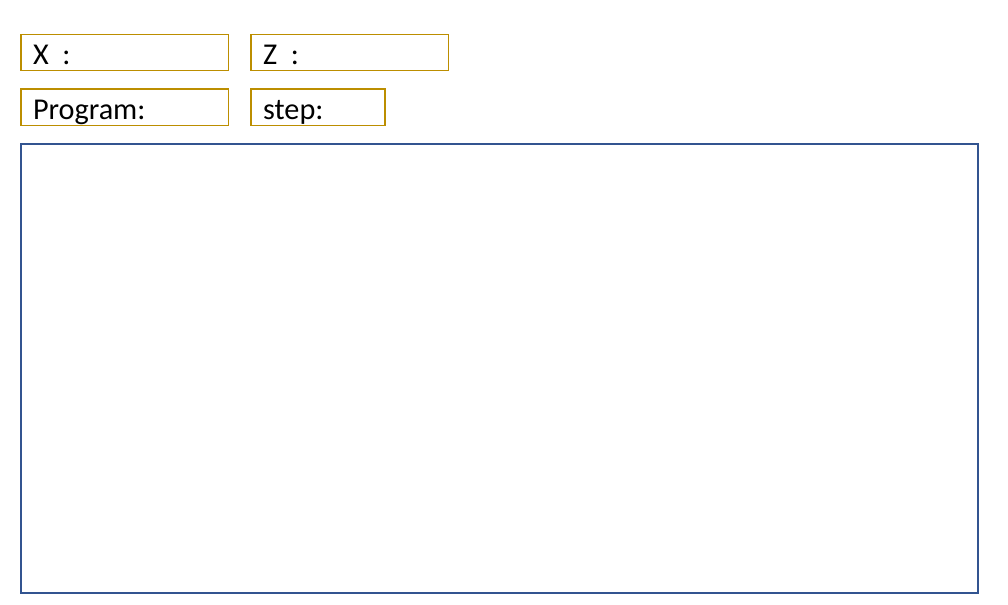
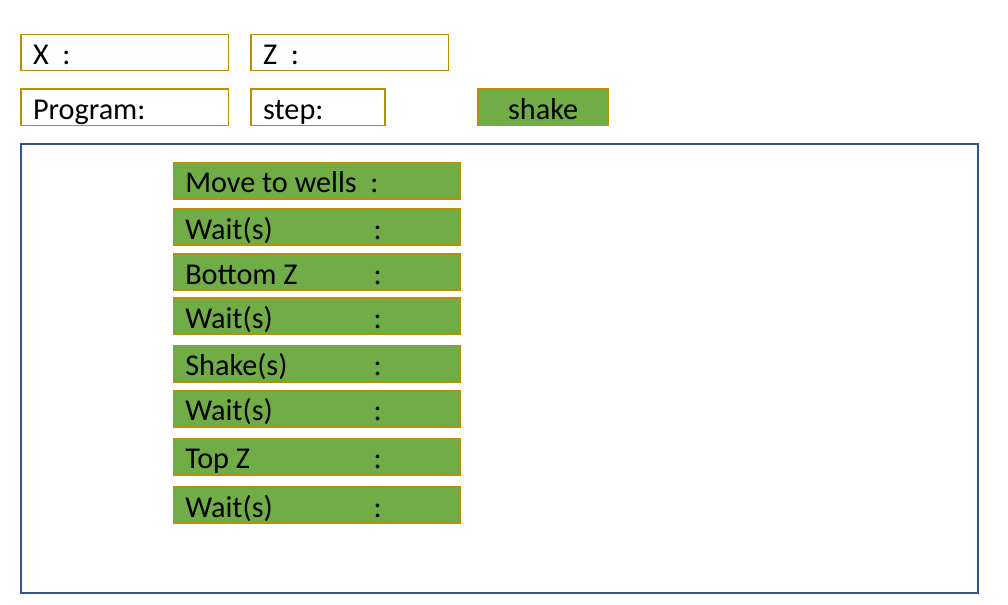
Before and after one commit to Pekarate/00.Well_washing, a slide deck: slide 7 of HMI/GUI.pptx. Drawn at 1008x605 pixels with LibreOffice and Linux fonts; fonts in the diff are those of the drawing. Boxes give left, top, right and bottom in pixels: in the first picture for what was removed or moved away, otherwise in the second. Text is boxed around its words. In the diff, an @@ line names an element or a change of style, - is before the commit and + after.

```diff
--- a/HMI/GUI.pptx
+++ b/HMI/GUI.pptx
@@ rectangle added at (478, 90, 609, 126), fill #70AD47, outline #BD8E00 1 pt, 18 pt, text #000000 @@
+shake
@@ rectangle added at (173, 162, 461, 198), fill #70AD47, outline #BD8E00 1 pt, 18 pt, text #000000 @@
+Move to wells :
@@ rectangle added at (173, 209, 461, 246), fill #70AD47, outline #BD8E00 1 pt, 18 pt, text #000000 @@
+Wait(s) :
@@ rectangle added at (173, 254, 461, 290), fill #70AD47, outline #BD8E00 1 pt, 18 pt, text #000000 @@
+Bottom Z :
@@ rectangle added at (173, 298, 461, 334), fill #70AD47, outline #BD8E00 1 pt, 18 pt, text #000000 @@
+Wait(s) :
@@ rectangle added at (173, 346, 461, 382), fill #70AD47, outline #BD8E00 1 pt, 18 pt, text #000000 @@
+Shake(s) :
@@ rectangle added at (173, 391, 461, 427), fill #70AD47, outline #BD8E00 1 pt, 18 pt, text #000000 @@
+Wait(s) :
@@ rectangle added at (173, 439, 461, 476), fill #70AD47, outline #BD8E00 1 pt, 18 pt, text #000000 @@
+Top Z :
@@ rectangle added at (173, 486, 461, 523), fill #70AD47, outline #BD8E00 1 pt, 18 pt, text #000000 @@
+Wait(s) :
```
Also in this commit, not shown: 1 slide removed, 14 other files.
